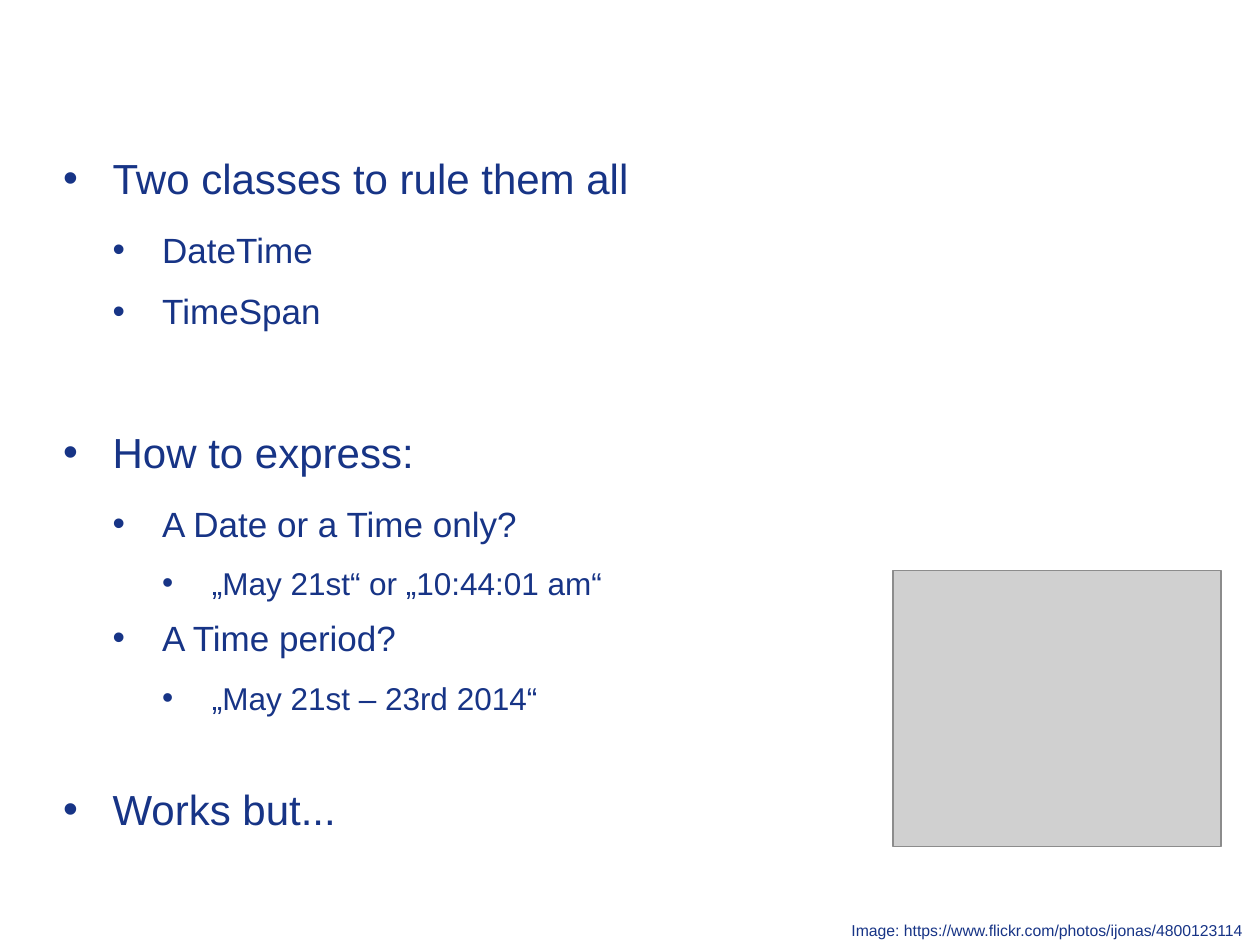
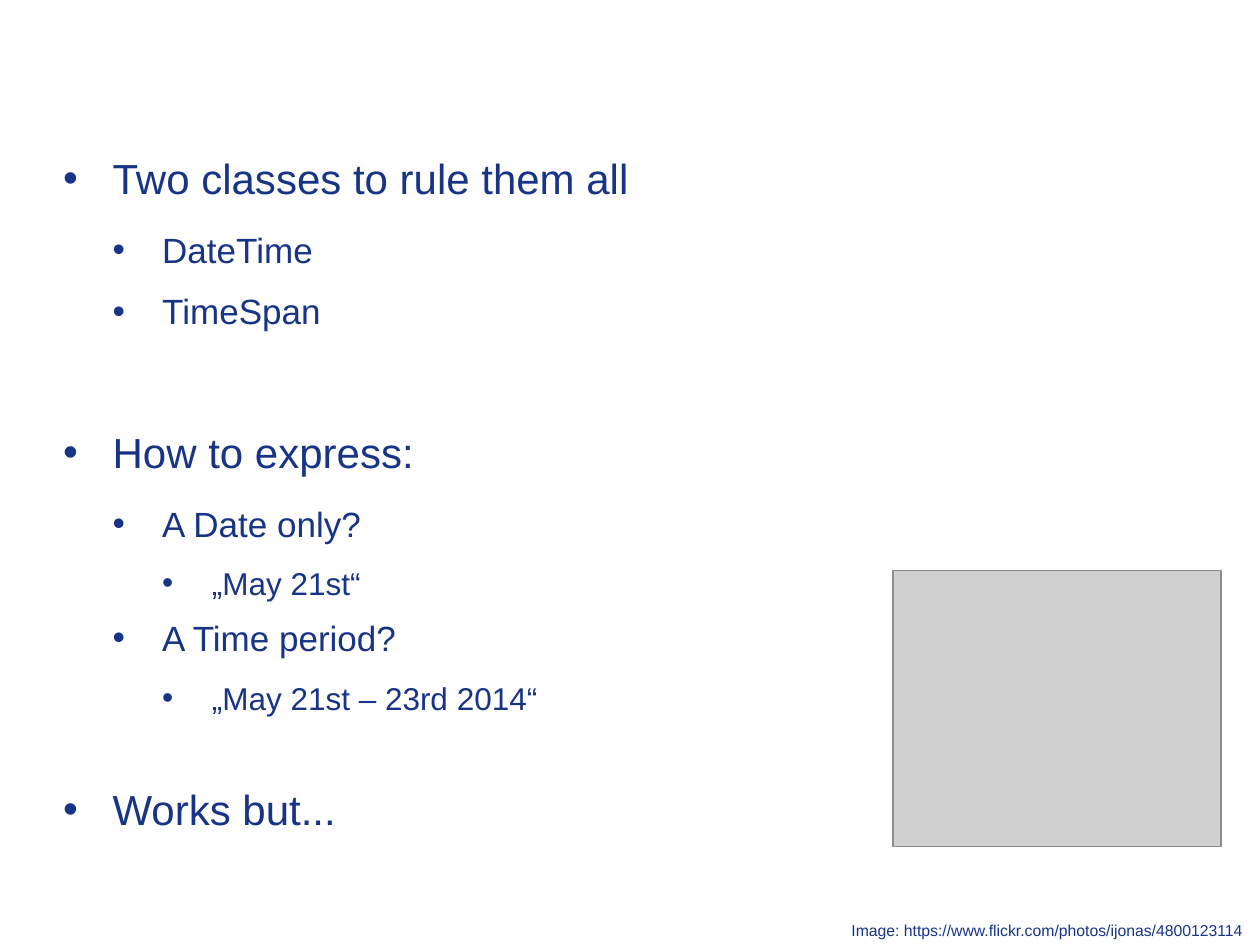
Before and after one commit to Timothep/MarathonWOShoes, a slide deck: slide 9 of BarefootMarathon.odp. Drawn at 1260x945 pixels with LibreOffice and Linux fonts; fonts in the diff are those of the drawing; grey boxes stand for pictures; background and template pictures are left out. Boxes give left, top, right and bottom in pixels: in the first picture for what was removed or moved away, otherwise in the second. Text is boxed around its words. In the diff, an @@ line names an element or a change of style, - is before the commit and + after.

```diff
--- a/BarefootMarathon.odp
+++ b/BarefootMarathon.odp
@@ text at bbox=[162, 511, 361, 601]: text changed; size 18 to 20 pt @@
-  • A Date or a Time only?
-    • „May 21st“ or „10:44:01 am“
+  • A Date only?
+    • „May 21st“
```
Also in this commit, not shown: 12 other slides changed, 1 slide removed, 2 other files.
